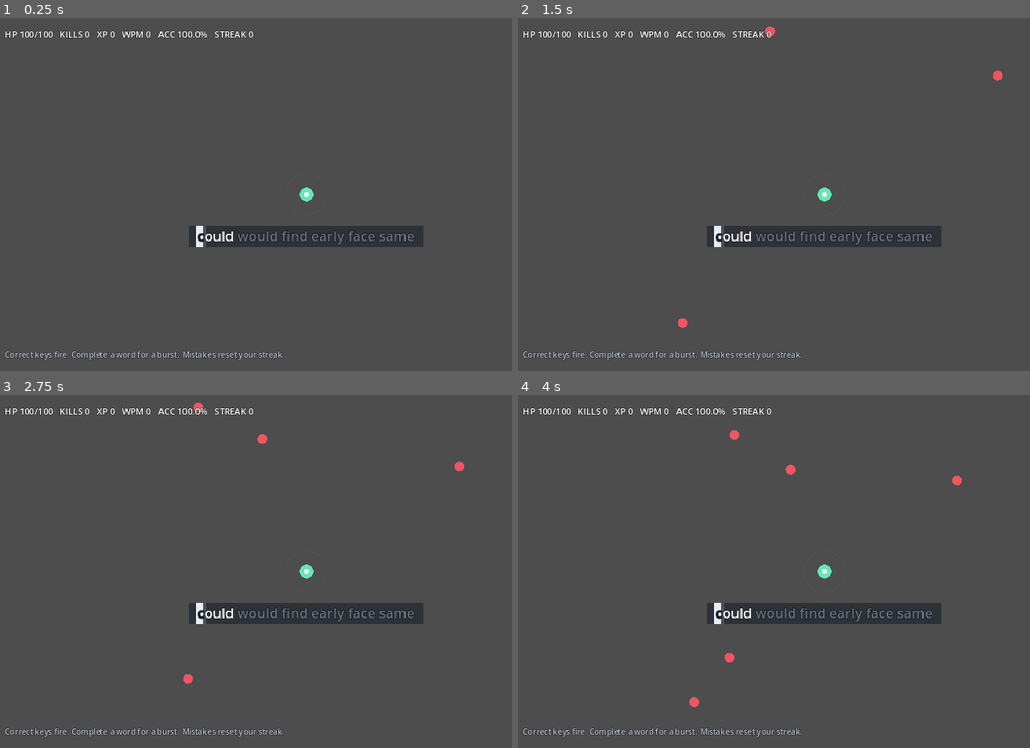
Above: before the commit, frames 1-4 (two rows, left to right).
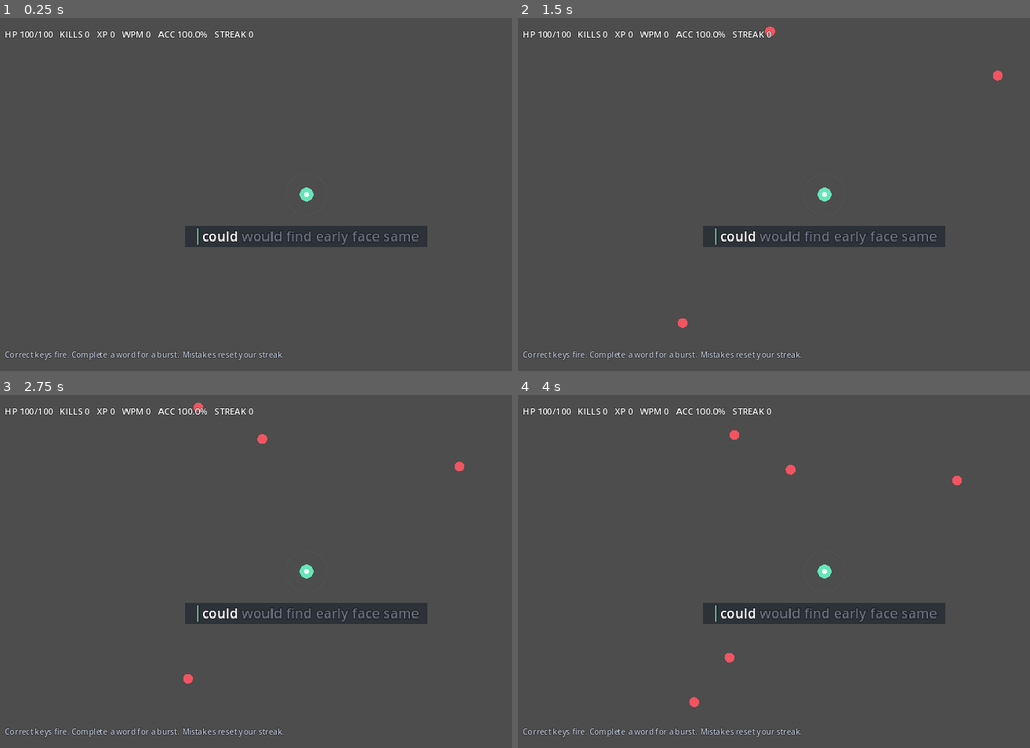
Above: after the commit, the same moments.

Repository: jlcuenca00/typing-roguelite
Game: Godot game, scene res://scenes/Main.tscn
Two runs of this game, one before a commit and one after it. Both use one fixed random seed, a clock stepped at 60 frames per second and the inputs below.
Inputs:
- Up to frame 1 (0.25 s): no input
- Up to frame 2 (1.5 s): tap Enter at 0.5 s
- Up to frame 3 (2.75 s): tap Space at 2 s
- Up to frame 4 (4 s): no input

The runs differ from the first frame. In frame 1, 0.7% of the frame differs, in the area x 36-84%, y 58-65%; in frame 2, 0.7%; in frame 3, 0.7%; in frame 4, 0.7%.

Commit message:
ui: simplify typing caret

Diff:
--- a/game/scripts/main.gd
+++ b/game/scripts/main.gd
@@ -323,10 +323,12 @@
 		remaining = current.substr(typed_index + 1)
 
 	var pieces: Array[String] = []
-	var current_markup := "[color=#6f7887]" + completed + "[/color]"
+	# Keep the word one color. A thin caret marks the exact insertion point
+	# without turning the next character into a second color block.
+	var current_markup := "[color=#ffffff]" + completed
 	if next_character != "":
-		current_markup += "[bgcolor=#e8edf4][color=#141820]" + next_character + "[/color][/bgcolor]"
-	current_markup += "[color=#ffffff]" + remaining + "[/color]"
+		current_markup += "[color=#8ff0c2]│[/color]" + next_character
+	current_markup += remaining + "[/color]"
 	pieces.append(current_markup)
 
 	for i in range(1, mini(word_queue.size(), 6)):
